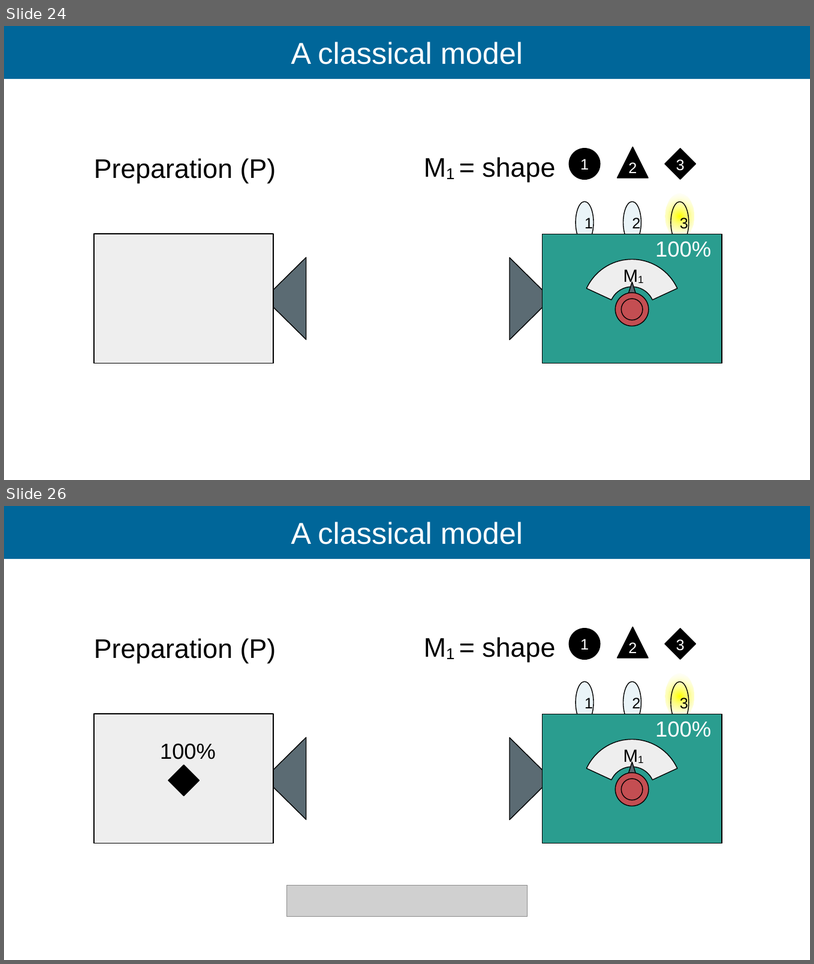
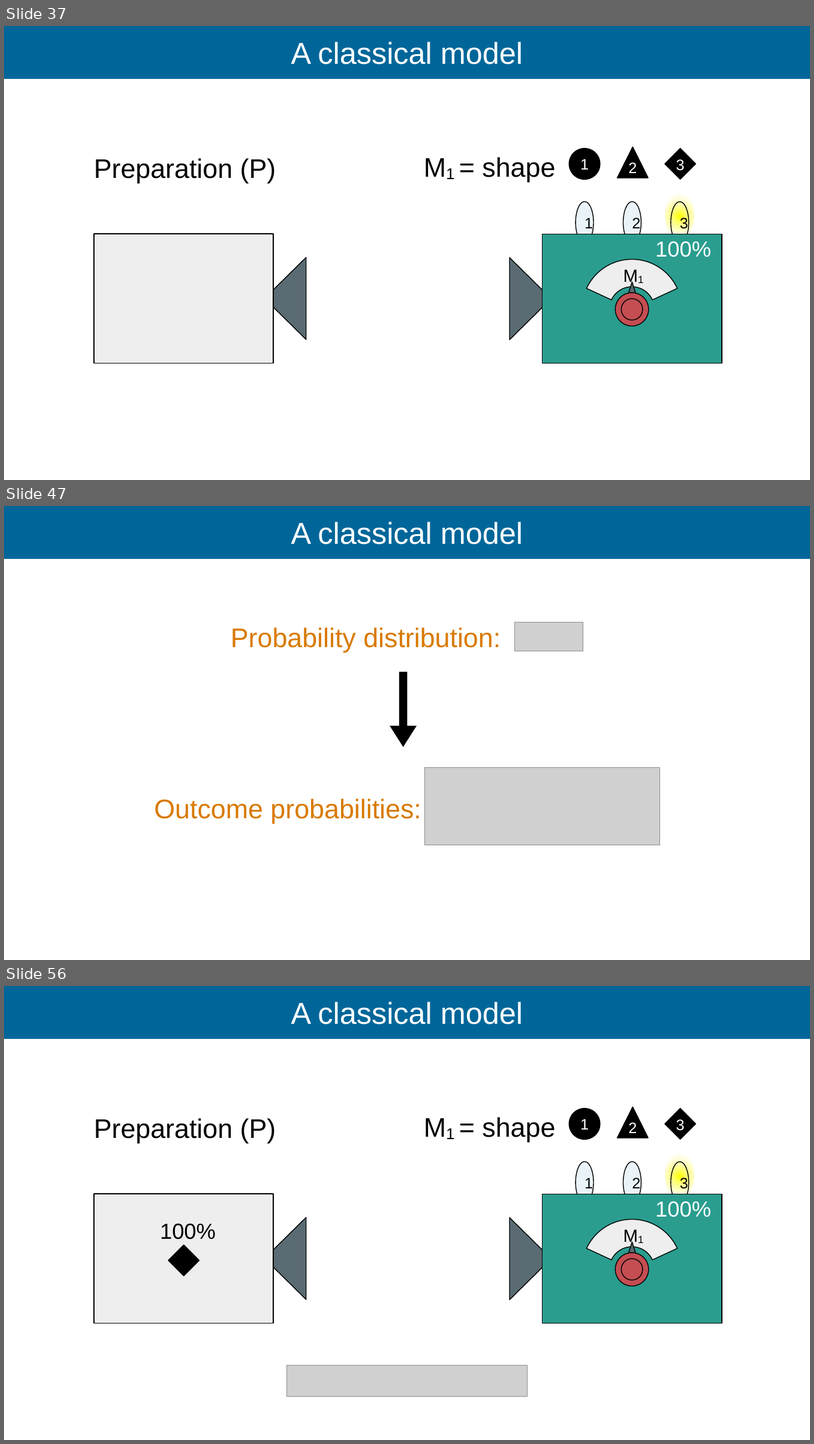
Before and after one commit to Ismaele-vincent/PhD, a slide deck: 2026/Talks/ILL Seminar/ILL seminar 2026.odp. Shown one above the other, each under a label of ours: slides 24 and 26 before the commit, slides 37, 47 and 56 after it; the slides between them are not shown. The pictures are 814x964 and 814x1444 pixels, drawn with LibreOffice and Linux fonts; fonts in the diff are those of the drawing; grey boxes stand for pictures; background and template pictures are left out. Boxes give left, top, right and bottom in pixels: in the first picture for what was removed or moved away, otherwise in the second. Text is boxed around its words. In the diff, an @@ line names an element or a change of style, - is before the commit and + after.

```diff
--- a/2026/Talks/ILL Seminar/ILL seminar 2026.odp
+++ b/2026/Talks/ILL Seminar/ILL seminar 2026.odp
@@ slide 47 added at bbox=[4, 506, 810, 960], background #FFFFFF; not listed: 1 template element that a slide beside it also shows @@
@@ title added at bbox=[291, 522, 523, 544], 36 pt, text #FFFFFF @@
+A classical model
@@ group added at bbox=[154, 622, 660, 844]: 2 pictures, 2 texts, 1 down arrow @@
+Outcome probabilities:
+Probability distribution:
@@ what was slide 24 is now slide 37 @@
@@ what was slide 26 is now slide 56 @@
```
Also in this commit, not shown: 10 slides changed, 28 other slides added, 15 other files.
